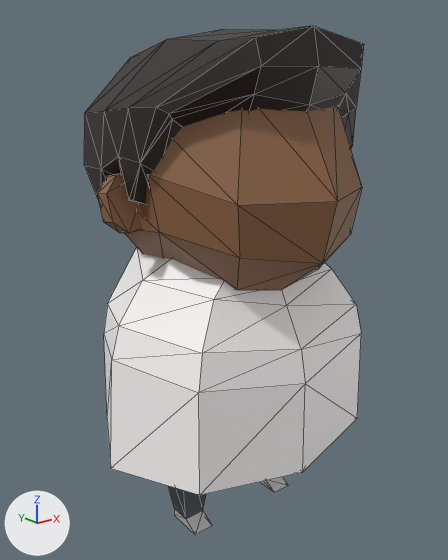
Renders of the glTF model personal-bubble-rpg/Art/Characters3D/laakari.glb from each side of a commit.
Camera for both pictures: a camera (50 mm lens) standing at (-1.61, -1.98, 1.9) and looking at (-0.01, 0.03, 1.1). Every picture has the same lights, and +X, +Y and +Z are marked at lower left. Mesh edges are drawn as thin lines. Vertices at the same position are counted once.
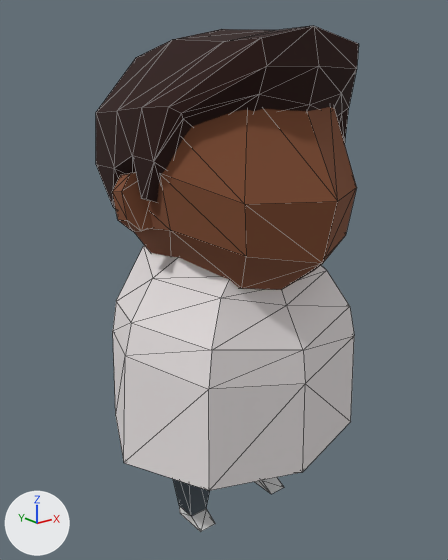
The change, as a diff of the scene's bpy script:
```diff
--- a/personal-bubble-rpg/Art/Characters3D/laakari.glb.py
+++ b/personal-bubble-rpg/Art/Characters3D/laakari.glb.py
@@ mat_material @@
 mat_material.base_color = (0.0172, 0.0101, 0.00699)  # black #231a14
+mat_material.roughness = 1.0
@@ mat_material_001 @@
 mat_material_001 = principled_material('Material.001')
-mat_material_001.base_color = (0.271, 0.128, 0.0579)  # brown #8e6444
+mat_material_001.base_color = (0.214, 0.0735, 0.0317)  # brown #7f4d32
+mat_material_001.roughness = 1.0
@@ mat_material_002 @@
 mat_material_002 = principled_material('Material.002')
-mat_material_002.base_color = (1.0, 0.971, 0.971)  # white #fffcfc
+mat_material_002.base_color = (0.801, 0.756, 0.756)  # white #e7e1e1
@@ me_cube @@
 me_cube.from_pydata(...)  # 211 vertices, 376 faces; spans x -0.61..0.61, y -0.58..0.59, z 0.01..2.11
 # used by ob_cube; location = (0.0, 0.0, 0.0)
+# me_cube part 1: the whole mesh is scaled about its middle by (0.899, 1, 1)
 me_cube.materials.append(mat_material)
```

Where the change shows, as pixel boxes (x1, y1, x2, y2) in the pictures (448 x 560 px):
'Cube', surface changed, recoloured, mesh rescaled (6% narrower): before (84, 26, 364, 534); after (96, 26, 359, 532)
